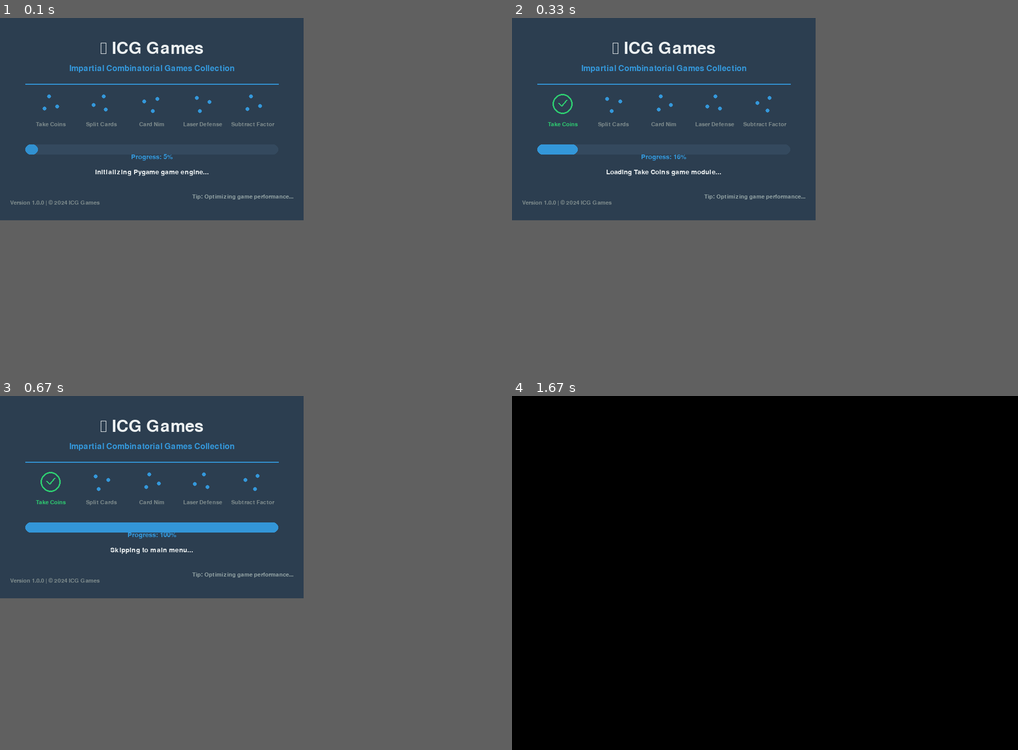
Above: before the commit, frames 1-4 (two rows, left to right).
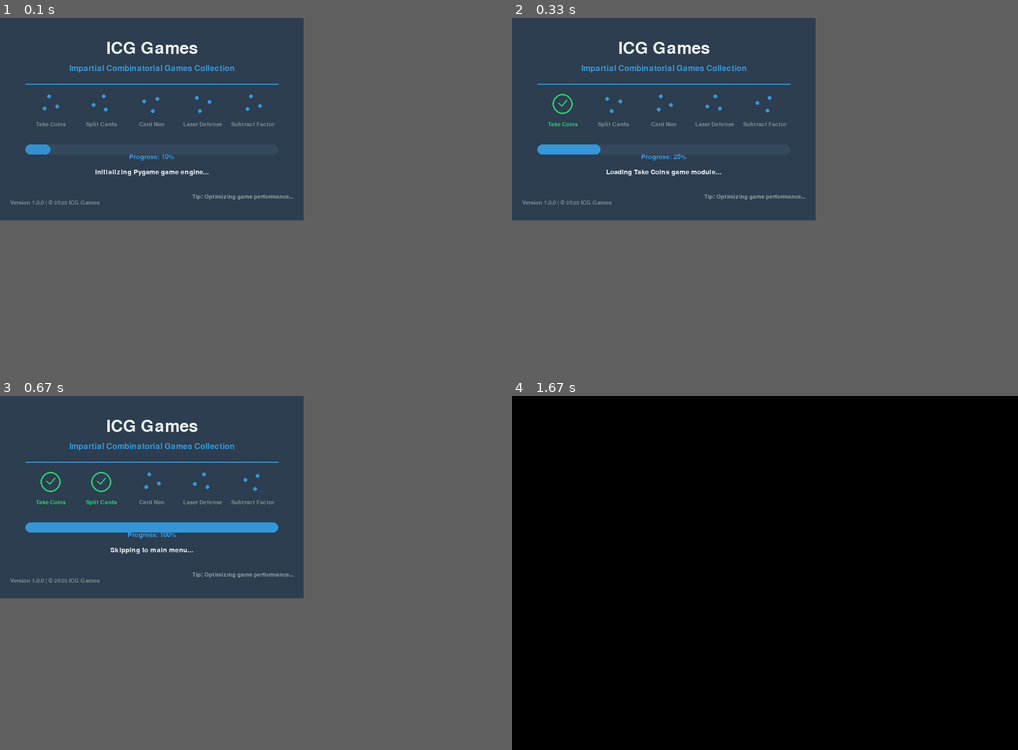
Above: after the commit, the same moments.

Repository: JieteXue/ICG-Games
Game: pygame game, started from src/main.py
Same seed, same stepped clock (60 frames per second), same inputs: the game is played once before the commit and once after it.
Inputs:
- Up to frame 1 (0.1 s): no input
- Up to frame 2 (0.33 s): no input
- Up to frame 3 (0.67 s): tap Space at 0.33 s
- Up to frame 4 (1.67 s): no input

The runs differ from the first frame. In frame 1, 0.5% of the frame differs, in the area x 6-41%, y 6-53%; in frame 2, 0.5%; in frame 3, 0.5%; in frame 4, nothing differs.

Commit message:
random speed

Diff:
--- a/src/main.py
+++ b/src/main.py
@@ -219,7 +219,7 @@
             print("⚠️ Could not display available games")
 
         # Start main menu
-        print("🎮 Starting main menu...")
+        print("Starting main menu...")
         menu = MainMenu()
 
         # Run the menu (uses its own run() method)
--- a/src/ui/splash_screen.py
+++ b/src/ui/splash_screen.py
@@ -76,7 +76,7 @@
             small_font = pygame.font.Font(pygame.font.get_default_font(), 16)
 
         # Title
-        title_text = title_font.render("🎮 ICG Games", True, text_color)
+        title_text = title_font.render("ICG Games", True, text_color)
         title_rect = title_text.get_rect(center=(width//2, 60))
         self.screen.blit(title_text, title_rect)
 
@@ -159,7 +159,7 @@
         self.screen.blit(status_text, status_rect)
 
         # Bottom info
-        version_text = small_font.render("Version 1.0.0 | © 2024 ICG Games", True, gray_color)
+        version_text = small_font.render("Version 1.0.0 | © 2025 ICG Games", True, gray_color)
         self.screen.blit(version_text, (20, height - 40))
 
         # Loading tips
@@ -219,8 +219,9 @@
                 # Update time
                 self.animation_time = (time.time() - start_time) * 2
 
-                # Gradually increase progress
-                self.progress += 1
+                # Random speed progress increase
+                random_increment = random.uniform(0.5, 3.0)
+                self.progress = min(target_progress, self.progress + random_increment)
                 self.status = status
 
                 if game_index:
